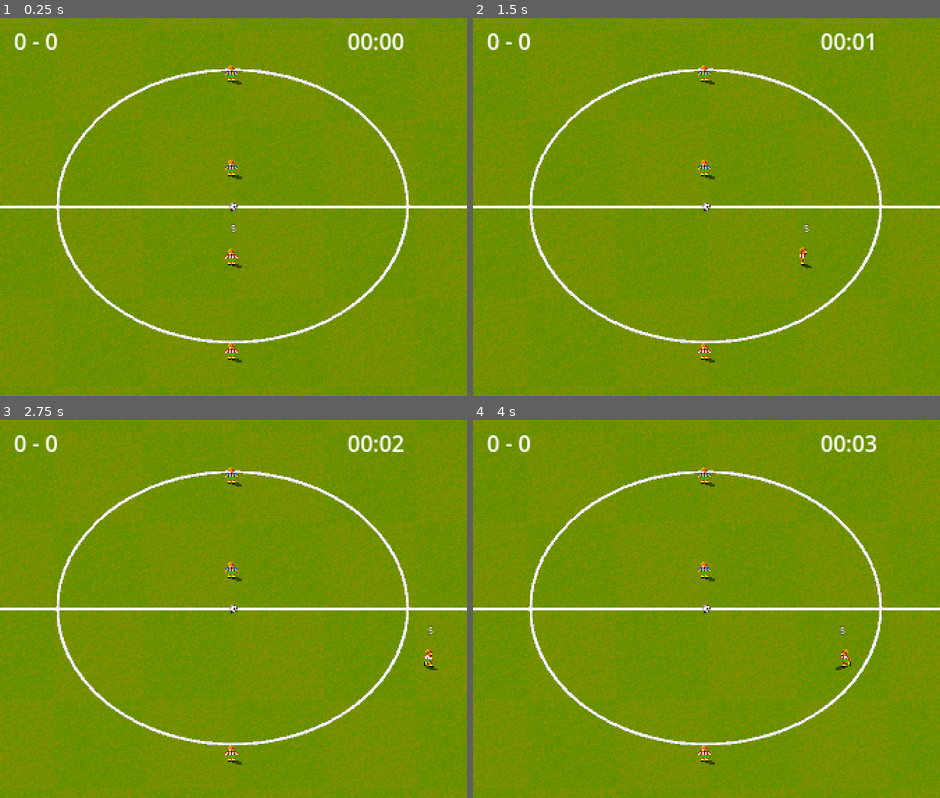
Above: before the commit, frames 1-4 (two rows, left to right).
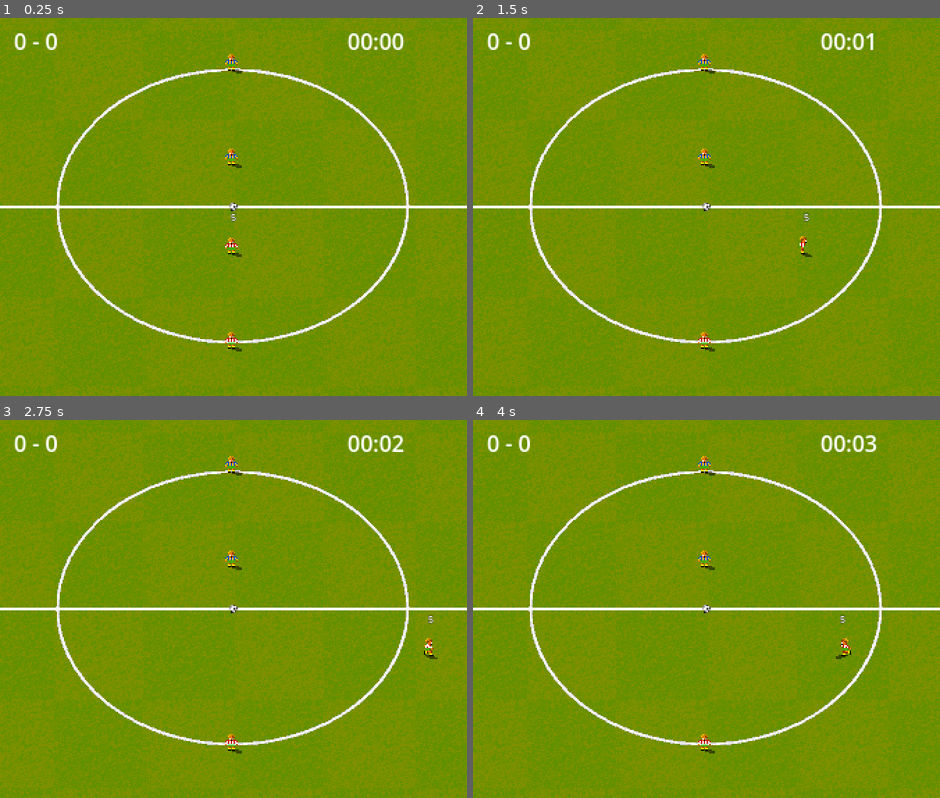
Above: after the commit, the same moments.

Repository: lord-nibbler-ohana/football-2-0
Game: Godot game, scene res://scenes/main.tscn
The game is run twice, just before and just after one commit, with the same random seed, the same clock (stepped at 60 frames per second) and the same inputs.
Inputs (mouse positions are in pixels of both pictures, inside the frame that each line leads up to):
- Up to frame 1 (0.25 s): no input
- Up to frame 2 (1.5 s): tap Enter at 0.5 s; move the mouse to (809, 188) at 0.52 s; hold Right (move_right) 0.53-1.25 s; hold Space (action_kick) 0.53-1.25 s; click (809, 188) at 0.67 s; drag from (613, 225) to (683, 282) at 1.27 s
- Up to frame 3 (2.75 s): tap Space (action_kick) at 2 s; move the mouse to (280, 525) at 2.02 s; hold Right (move_right) from 2.03 s (still down); tap Alt at 2.1 s
- Up to frame 4 (4 s): release Right (move_right) at 2.75 s; drag from (683, 684) to (566, 552) at 2.77 s; tap Enter at 3.5 s; move the mouse to (846, 665) at 3.52 s; hold Left (move_left) from 3.53 s (still down); hold 1 from 3.53 s (still down)

The runs differ from the first frame. In frame 1, 0.6% of the frame differs, in the area x 48-52%, y 9-92%; in frame 2, 0.6%; in frame 3, 0.6%; in frame 4, 0.6%.

Commit message:
Fix ball-to-player vertical offset by aligning sprite feet with origin
Player sprite was offset only -4px, placing visible feet ~8px south of
the CharacterBody2D origin. Ball rendered at origin during dribbling,
appearing 7-8px too far north. Shift sprite to -12px and jersey label
accordingly so feet align with the ground position used for possession.

Co-Authored-By: Claude Opus 4.6 (1M context) <noreply@anthropic.com>

Diff:
--- a/scenes/player.tscn
+++ b/scenes/player.tscn
@@ -15,14 +15,14 @@
 shape = SubResource("RectangleShape2D_player")
 
 [node name="AnimatedSprite2D" type="AnimatedSprite2D" parent="."]
-position = Vector2(0, -4)
+position = Vector2(0, -12)
 
 [node name="JerseyLabel" type="Label" parent="."]
 visible = false
 offset_left = -10
-offset_top = -22
+offset_top = -30
 offset_right = 10
-offset_bottom = -12
+offset_bottom = -20
 horizontal_alignment = 1
 vertical_alignment = 1
 theme_override_font_sizes/font_size = 7
